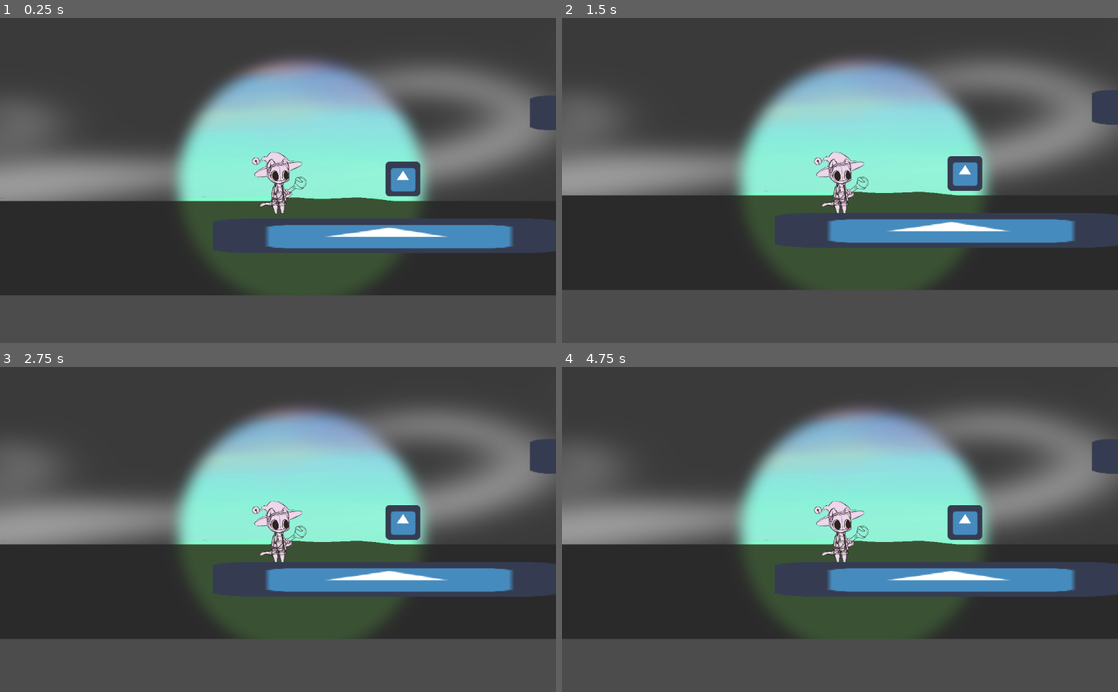
Above: before the commit, frames 1-4 (two rows, left to right).
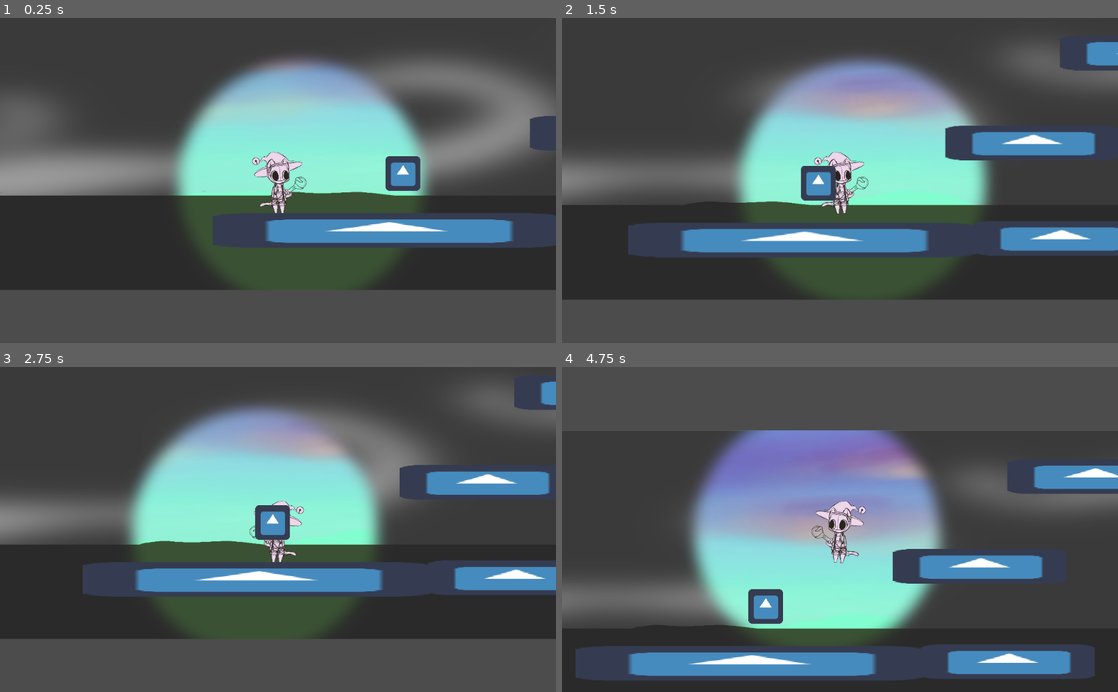
Above: after the commit, the same moments.

Repository: SunStaff/main
Game: Godot game, scene res://Scenes/Demo.tscn
The game is run twice, just before and just after one commit, with the same random seed, the same clock (stepped at 60 frames per second) and the same inputs. The engine's default icon, where the game draws it, is replaced by a stand-in: a white triangle on a blue panel in a dark square.
Inputs:
- Up to frame 1 (0.25 s): no input
- Up to frame 2 (1.5 s): hold Right (Right) from 0.53 s (still down); tap Space (Jump) at 0.77 s
- Up to frame 3 (2.75 s): tap Space (Jump) at 1.52 s; release Right (Right) at 2.03 s; hold Left (Left) from 2.03 s (still down)
- Up to frame 4 (4.75 s): release Left (Left) at 2.78 s; hold Right (Right) 2.78-4.28 s; tap Space (Jump) at 3.02, 3.77, 4.52 s; tap Enter at 4.25 s; hold Left (Left) from 4.28 s (still down)

The runs differ from the first frame. In frame 1, 7.9% of the frame differs, in the area x 0-100%, y 23-86%; in frame 2, 32%; in frame 3, 30%; in frame 4, 58%, in the area x 0-100%, y 12-100%.

Commit message:
Altered Briar and Movement

Diff:
--- a/SunStaff/Scenes/Demo.tscn
+++ b/SunStaff/Scenes/Demo.tscn
@@ -44,7 +44,7 @@
 position = Vector2( 1.5, 0.5 )
 shape = SubResource( 1 )
 
-[node name="Node2D15" type="StaticBody2D" parent="."]
+[node name="Briar" type="Area2D" parent="."]
 light_mask = 3
 position = Vector2( 230, 55 )
 collision_layer = 3
@@ -54,12 +54,13 @@
 "_edit_group_": true
 }
 
-[node name="Sprite" type="Sprite" parent="Node2D15"]
-light_mask = 2
-texture = ExtResource( 2 )
-
-[node name="CollisionShape2D" type="CollisionShape2D" parent="Node2D15"]
+[node name="Sprite" type="Sprite" parent="Briar"]
+light_mask = 2
+texture = ExtResource( 2 )
+
+[node name="CollisionShape2D" type="CollisionShape2D" parent="Briar"]
 position = Vector2( 1.5, 0.5 )
+scale = Vector2( 1.5, 1.5 )
 shape = SubResource( 1 )
 
 [node name="Node2D2" type="KinematicBody2D" parent="."]
@@ -81,7 +82,7 @@
 
 [node name="Node2D9" type="KinematicBody2D" parent="."]
 light_mask = 3
-position = Vector2( 624, -67 )
+position = Vector2( 624, -19 )
 scale = Vector2( 5, 1 )
 collision_layer = 3
 collision_mask = 3
@@ -98,7 +99,7 @@
 
 [node name="Node2D10" type="KinematicBody2D" parent="."]
 light_mask = 3
-position = Vector2( 833, -305 )
+position = Vector2( 835, -185 )
 scale = Vector2( 5, 1 )
 collision_layer = 3
 collision_mask = 3
@@ -115,7 +116,7 @@
 
 [node name="Node2D11" type="KinematicBody2D" parent="."]
 light_mask = 3
-position = Vector2( 1156, -143 )
+position = Vector2( 1156, -95 )
 scale = Vector2( 5, 1 )
 collision_layer = 3
 collision_mask = 3
@@ -132,7 +133,7 @@
 
 [node name="Node2D12" type="KinematicBody2D" parent="."]
 light_mask = 3
-position = Vector2( 1498, -281 )
+position = Vector2( 1540, -203 )
 scale = Vector2( 5, 1 )
 collision_layer = 3
 collision_mask = 3
@@ -149,7 +150,7 @@
 
 [node name="Node2D13" type="KinematicBody2D" parent="."]
 light_mask = 3
-position = Vector2( 1679, -524 )
+position = Vector2( 1675, -464 )
 scale = Vector2( 5, 1 )
 collision_layer = 3
 collision_mask = 3
@@ -166,7 +167,7 @@
 
 [node name="Moveable15" type="KinematicBody2D" parent="."]
 light_mask = 3
-position = Vector2( 2102, -372 )
+position = Vector2( 2102, -324 )
 scale = Vector2( 5, 1 )
 collision_layer = 3
 collision_mask = 3
@@ -183,7 +184,7 @@
 
 [node name="Moveable16" type="KinematicBody2D" parent="."]
 light_mask = 3
-position = Vector2( 2492, -534 )
+position = Vector2( 2471, -445 )
 scale = Vector2( 5, 1 )
 collision_layer = 3
 collision_mask = 3
@@ -200,7 +201,7 @@
 
 [node name="Moveable19" type="KinematicBody2D" parent="."]
 light_mask = 3
-position = Vector2( 2915, -748 )
+position = Vector2( 2910, -545 )
 scale = Vector2( 5, 1 )
 collision_layer = 3
 collision_mask = 3
@@ -217,7 +218,7 @@
 
 [node name="Moveable20" type="KinematicBody2D" parent="."]
 light_mask = 3
-position = Vector2( 3357, -700 )
+position = Vector2( 3349, -632 )
 scale = Vector2( 5, 1 )
 collision_layer = 3
 collision_mask = 3
@@ -234,7 +235,7 @@
 
 [node name="Node2D21" type="KinematicBody2D" parent="."]
 light_mask = 3
-position = Vector2( 3766, -866 )
+position = Vector2( 3760, -727 )
 scale = Vector2( 5, 1 )
 collision_layer = 3
 collision_mask = 3
@@ -338,7 +339,7 @@
 
 [node name="Node2D14" type="KinematicBody2D" parent="."]
 light_mask = 3
-position = Vector2( 1222, -481 )
+position = Vector2( 1185, -362 )
 scale = Vector2( 5, 1 )
 collision_layer = 3
 collision_mask = 3
--- a/SunStaff/Scenes/Milo/Milo.tscn
+++ b/SunStaff/Scenes/Milo/Milo.tscn
@@ -75,7 +75,7 @@
 [sub_resource type="RectangleShape2D" id=15]
 extents = Vector2( 50, 55.5 )
 
-[node name="Milo" type="RigidBody2D"]
+[node name="Milo" type="KinematicBody2D"]
 script = ExtResource( 1 )
 
 [node name="Sprite" type="AnimatedSprite" parent="."]
--- a/SunStaff/Scripts/Milo/MiloMovement.gd
+++ b/SunStaff/Scripts/Milo/MiloMovement.gd
@@ -3,7 +3,7 @@
 
 onready var sprite = self.get_node("Sprite")
 var faceRight = true
-export (int) var speed = 600
+export (int) var speed = 300
 export (int) var jump_speed = -1100
 export (int) var gravity = 3000
 export (float, 0, 1.0) var friction = 0.2
--- a/SunStaff/Scripts/Objects/Interactable.gd
+++ b/SunStaff/Scripts/Objects/Interactable.gd
@@ -1,4 +1,4 @@
-extends StaticBody2D
+extends Area2D
 
 export var ObjectPosition = Vector2()
 export var ObjectRotation = 0.0
